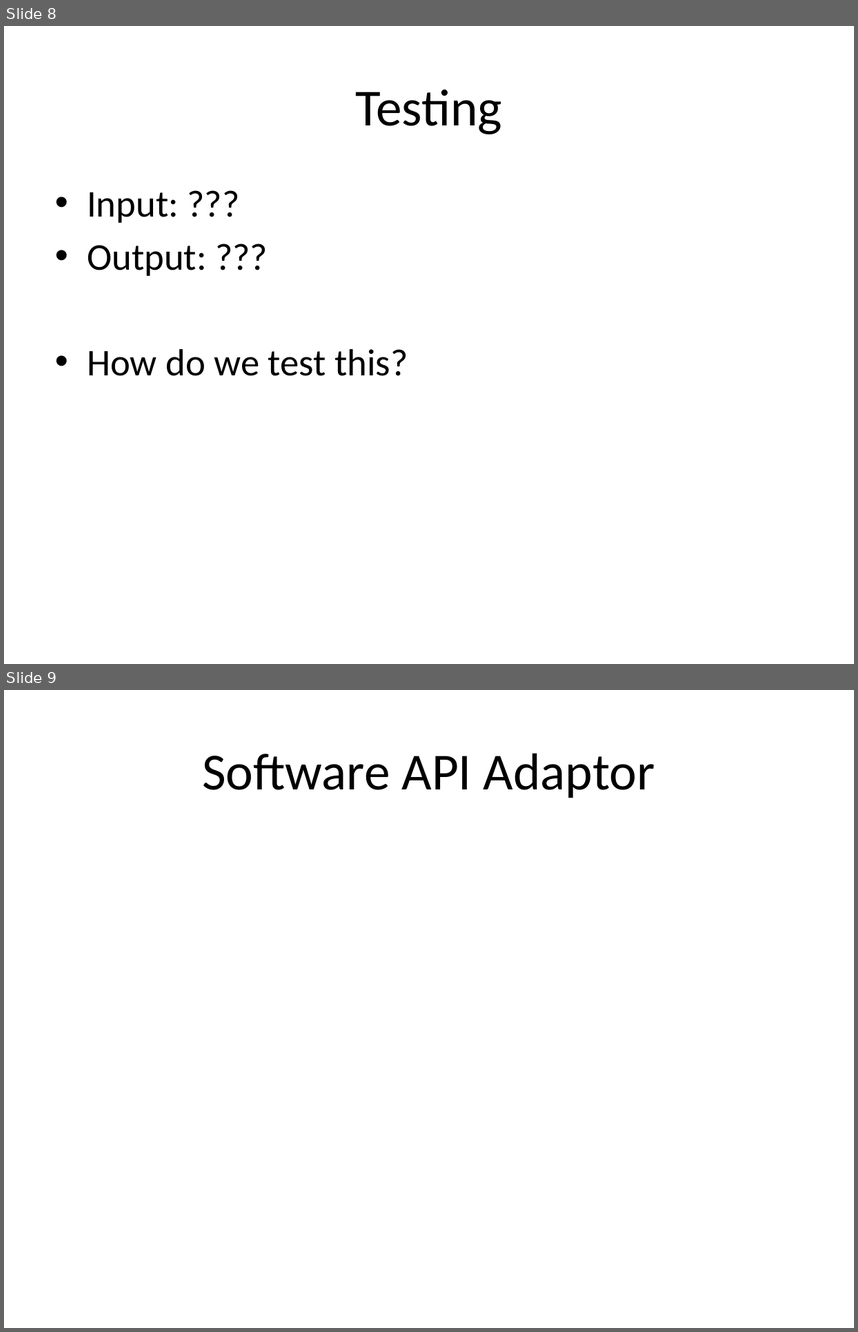
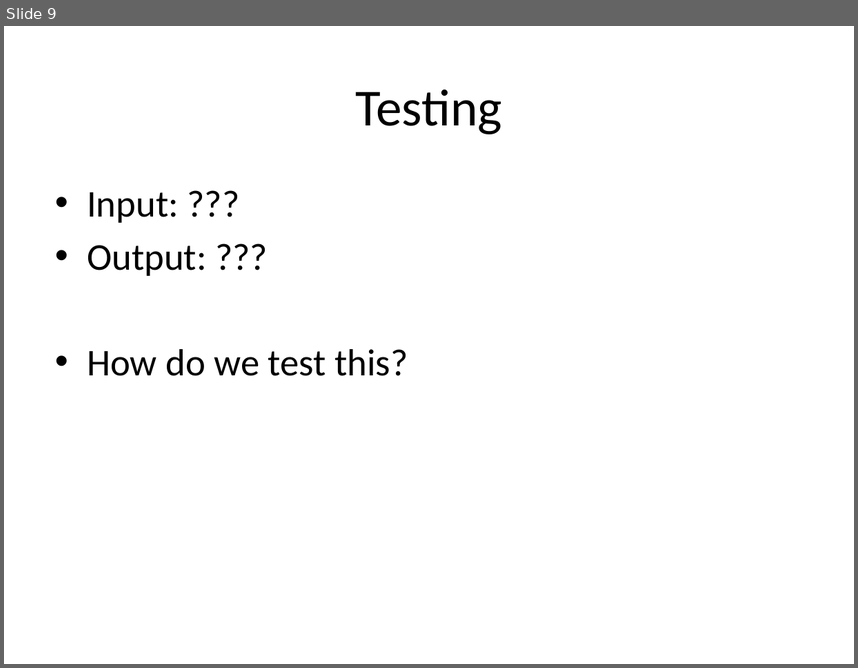
Before and after one commit to LosAlamosCodingDojo/minesweeper-kata, a slide deck: dojo3.pptx. Shown one above the other, each under a label of ours: slides 8 and 9 before the commit, slide 9 after it. The pictures are 858x1332 and 858x668 pixels, drawn with LibreOffice and Linux fonts; fonts in the diff are those of the drawing. Boxes give left, top, right and bottom in pixels: in the first picture for what was removed or moved away, otherwise in the second. Text is boxed around its words. In the diff, an @@ line names an element or a change of style, - is before the commit and + after.

```diff
--- a/dojo3.pptx
+++ b/dojo3.pptx
@@ slide 9 removed at (4, 690, 854, 1328), background #FFFFFF @@
@@ title removed at (202, 753, 655, 798) @@
-Software API Adaptor
@@ what was slide 8 is now slide 9 @@
```
Also in this commit, not shown: 6 slides changed, 4 slides added.
